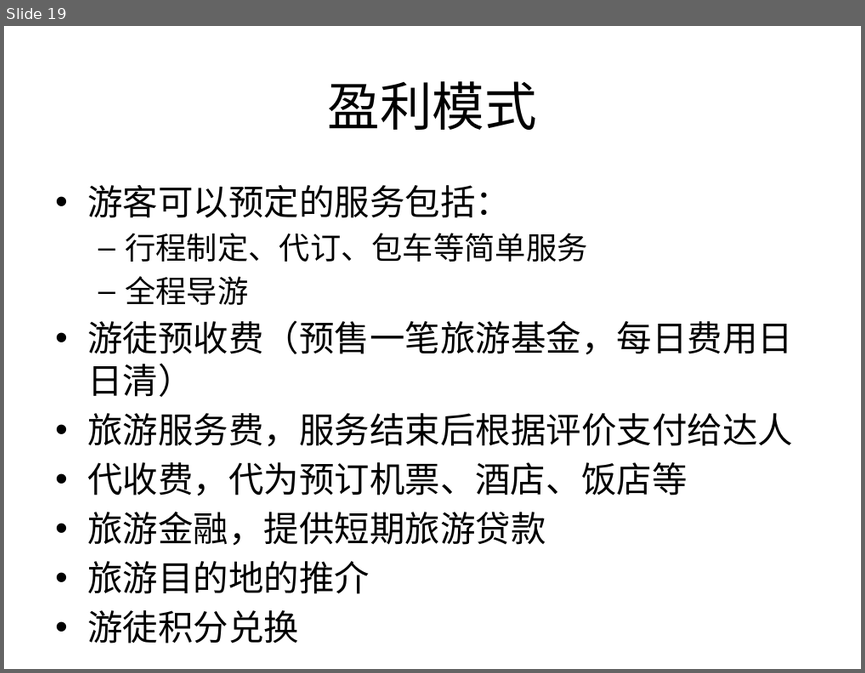
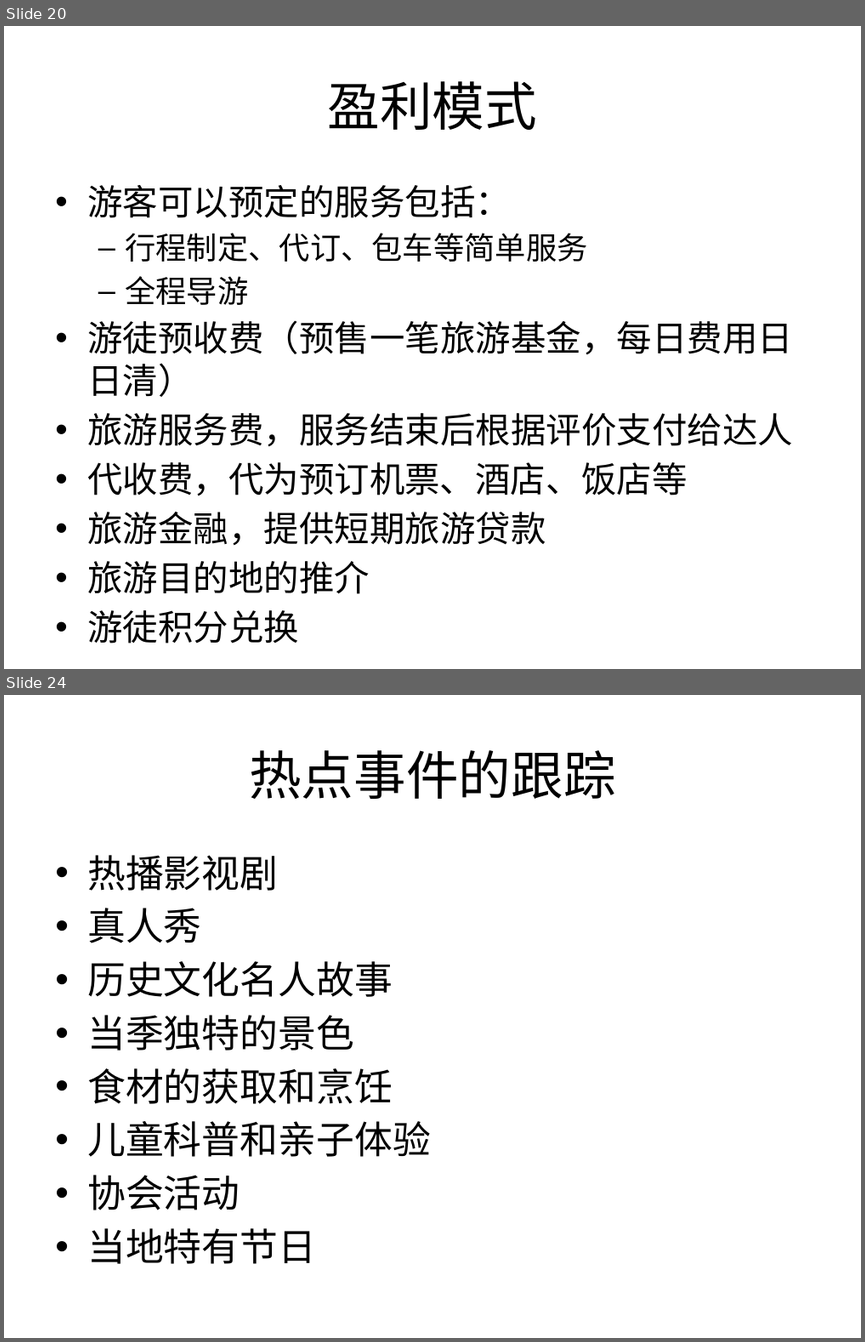
Before and after one commit to Yourtour/yt, a slide deck: yourtour/documents/business/YourTour BP 3.0-合作.pptx. Shown one above the other, each under a label of ours: slide 19 before the commit, slides 20 and 24 after it; the slides between them are not shown. The pictures are 865x673 and 865x1342 pixels, drawn with LibreOffice and Linux fonts; fonts in the diff are those of the drawing. Boxes give left, top, right and bottom in pixels: in the first picture for what was removed or moved away, otherwise in the second. Text is boxed around its words. In the diff, an @@ line names an element or a change of style, - is before the commit and + after.

```diff
--- a/yourtour/documents/business/YourTour BP 3.0-合作.pptx
+++ b/yourtour/documents/business/YourTour BP 3.0-合作.pptx
@@ slide 24 added at <box>4,695,861,1338</box>, background #FFFFFF @@
@@ title added at <box>249,750,615,799</box>, 44 pt, text #000000 @@
+热点事件的跟踪
@@ text added at <box>87,855,431,1264</box>, 32 pt, text #000000 @@
+• 热播影视剧
+• 真人秀
+• 历史文化名人故事
+• 当季独特的景色
+• 食材的获取和烹饪
+• 儿童科普和亲子体验
+• 协会活动
+• 当地特有节日
@@ what was slide 19 is now slide 20 @@
```
Also in this commit, not shown: 5 slides changed, 5 other slides added, 7 other files.
